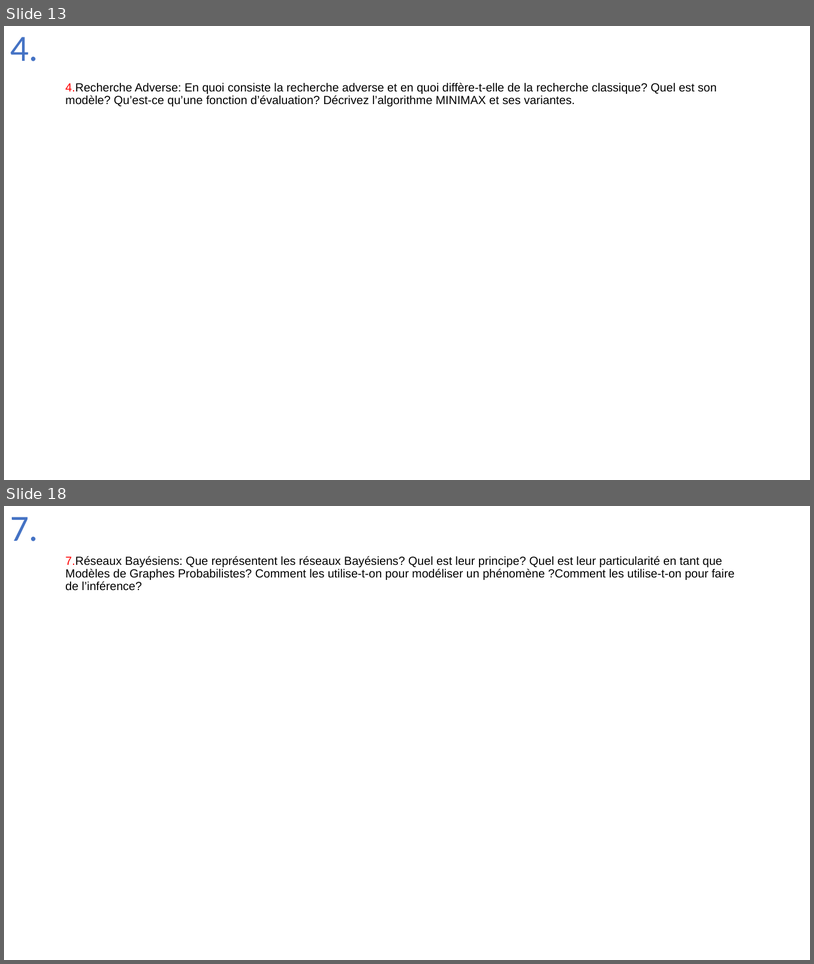
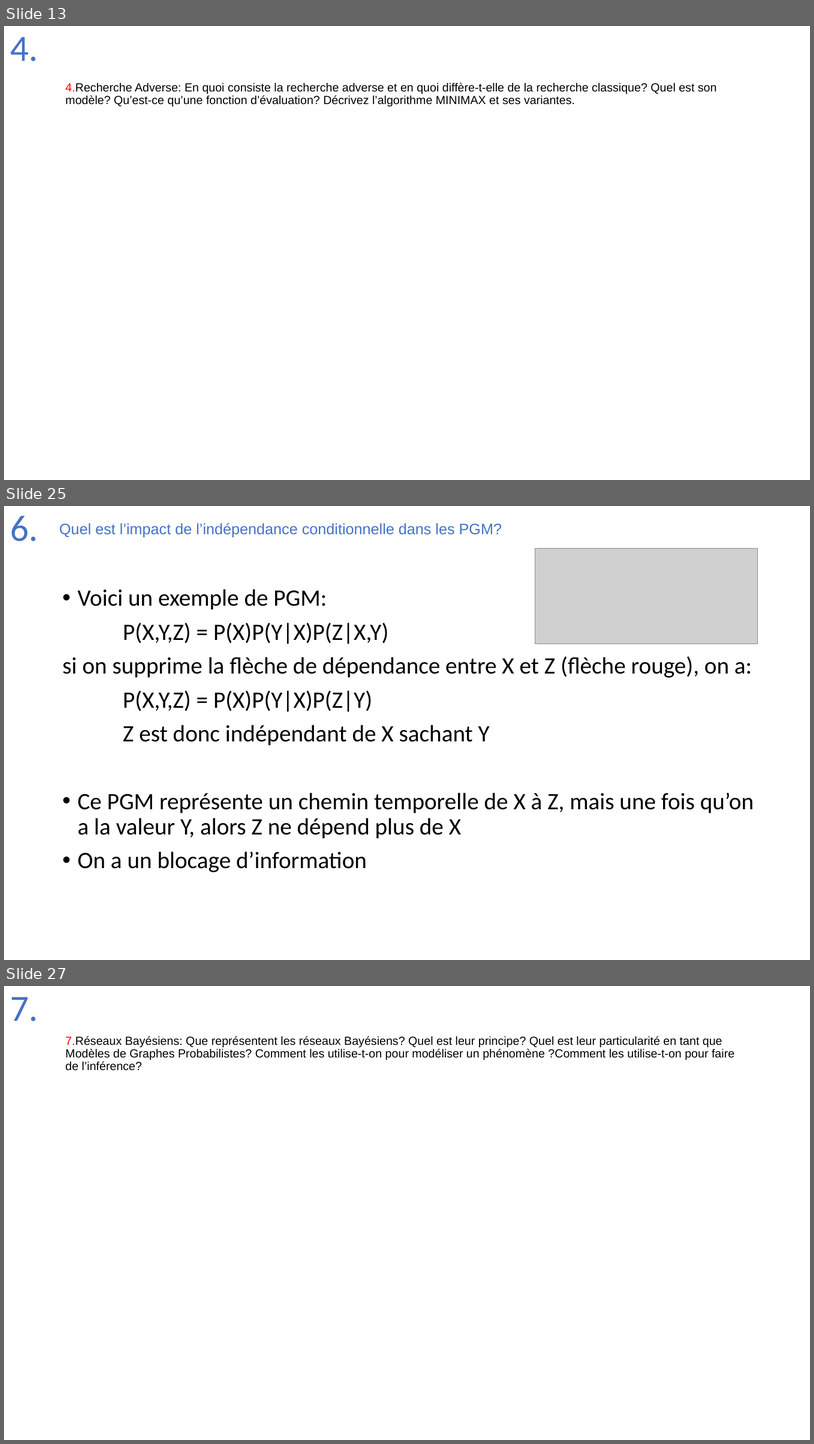
Before and after one commit to Joao-Quinta/Uni3eme, a slide deck: intelligenceArtificielle/Intelligence_artificielle_exam.pptx. Shown one above the other, each under a label of ours: slides 13 and 18 before the commit, slides 13, 25 and 27 after it; the slides between them are not shown. The pictures are 814x964 and 814x1444 pixels, drawn with LibreOffice and Linux fonts; fonts in the diff are those of the drawing; grey boxes stand for pictures. Boxes give left, top, right and bottom in pixels: in the first picture for what was removed or moved away, otherwise in the second. Text is boxed around its words. In the diff, an @@ line names an element or a change of style, - is before the commit and + after.

```diff
--- a/intelligenceArtificielle/Intelligence_artificielle_exam.pptx
+++ b/intelligenceArtificielle/Intelligence_artificielle_exam.pptx
@@ slide 25 added at (4,506,810,960), background #FFFFFF @@
@@ title added at (10,516,38,541), 44 pt, text #4472C4 @@
+6.
@@ text added at (59,523,502,538), 18 pt, text #4472C4 @@
+Quel est l’impact de l’indépendance conditionnelle dans les PGM?
@@ picture added at (536,549,758,644) @@
@@ text added at (62,589,754,872), 28 pt, text #000000 @@
+• Voici un exemple de PGM:
+P(X,Y,Z) = P(X)P(Y|X)P(Z|X,Y)
+si on supprime la flèche de dépendance entre X et Z (flèche rouge), on a:
+P(X,Y,Z) = P(X)P(Y|X)P(Z|Y)
+Z est donc indépendant de X sachant Y
+• Ce PGM représente un chemin temporelle de X à Z, mais une fois qu’on a la valeur Y, alors Z ne dépend plus de X
+• On a un blocage d’information
@@ what was slide 18 is now slide 27 @@
```
Also in this commit, not shown: 4 slides changed, 8 other slides added.
